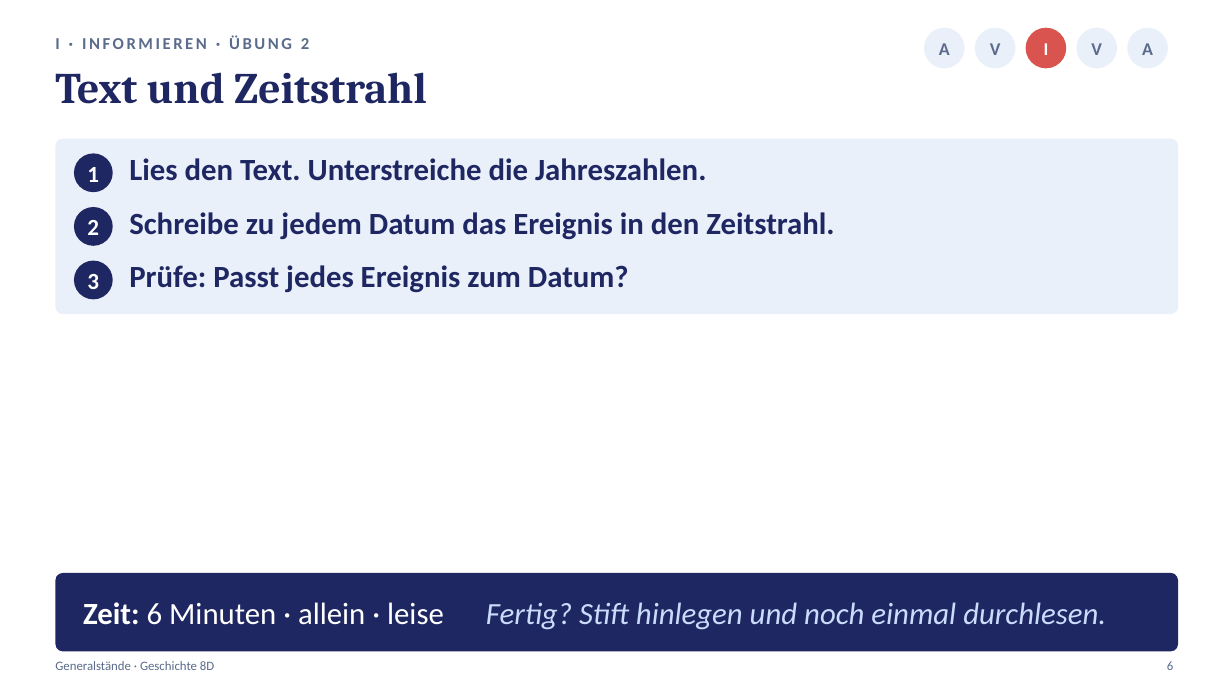
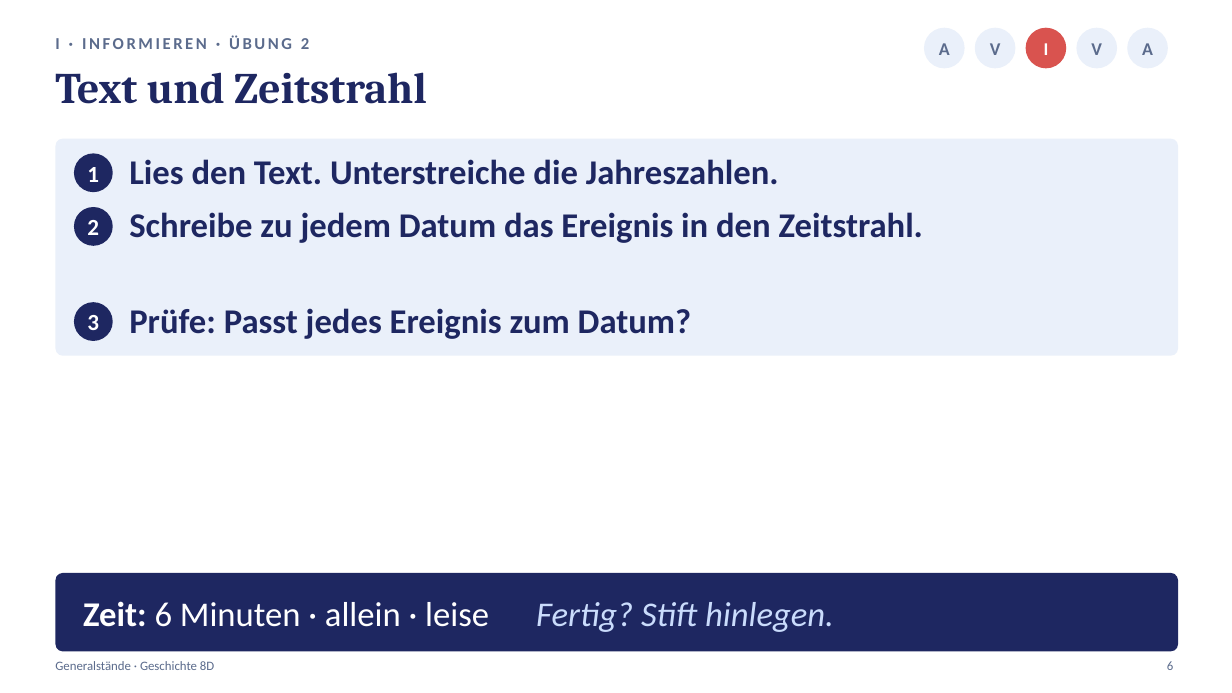
Before and after one commit to golzkonstantin-gif/Schule, a slide deck: slide 6 of Geschichte_8D/Generalstaende/Praesentation_Generalstaende_8D.pptx. Drawn at 1232x693 pixels with LibreOffice and Linux fonts; fonts in the diff are those of the drawing. Boxes give left, top, right and bottom in pixels: in the first picture for what was removed or moved away, otherwise in the second. Text is boxed around its words. In the diff, an @@ line names an element or a change of style, - is before the commit and + after.

```diff
--- a/Geschichte_8D/Generalstaende/Praesentation_Generalstaende_8D.pptx
+++ b/Geschichte_8D/Generalstaende/Praesentation_Generalstaende_8D.pptx
@@ rounded rectangle: place and size @@
-rounded rectangle at [55,139,1178,314]
+rounded rectangle at [55,139,1178,356]
@@ rounded rectangle at [55,139,1178,356]: proportions changed @@
@@ size 24 to 27 pt in 3 elements at [129,159,779,185], [129,212,923,243], [129,308,691,339] @@
@@ 2 texts, 1 ellipse: place and size @@
-2 texts, 1 ellipse at [74,261,629,299]
+2 texts, 1 ellipse at [74,302,691,341]
@@ text at [83,601,834,632]: text changed; size 24 to 27 pt; text colour #CADCFC to #FFFFFF; italic off @@
-Zeit: 6 Minuten · allein · leise Fertig? Stift hinlegen und noch einmal durchlesen.
+Zeit: 6 Minuten · allein · leise Fertig? Stift hinlegen.
```
Also in this commit, not shown: 17 other slides changed, 21 other files.
